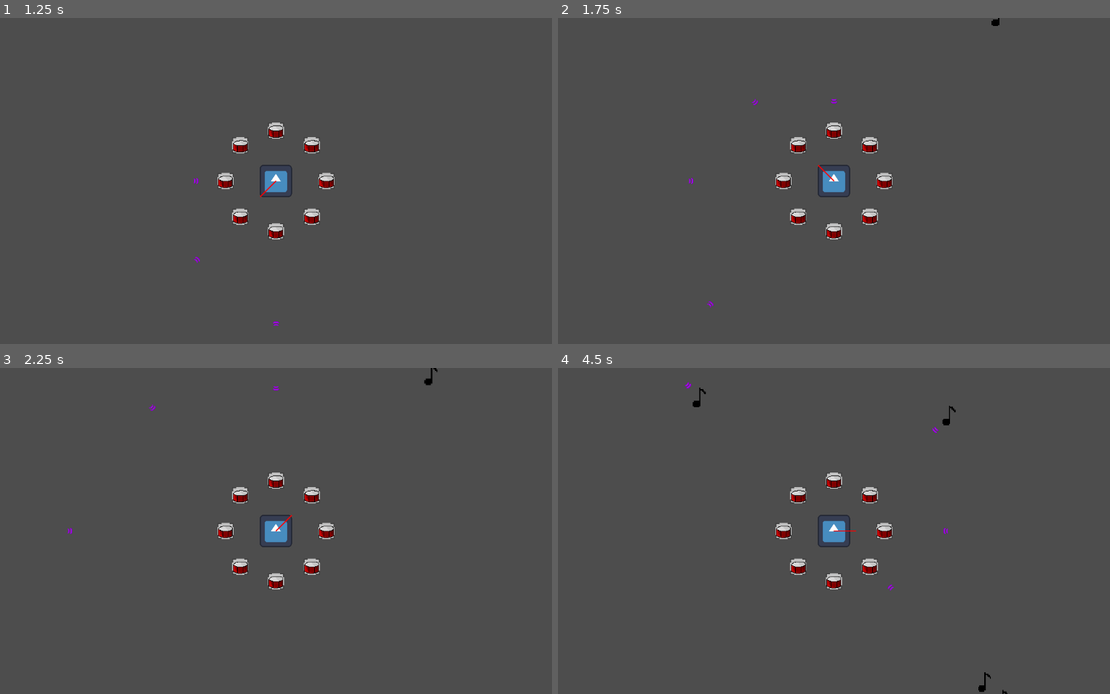
Above: before the commit, frames 1-4 (two rows, left to right).
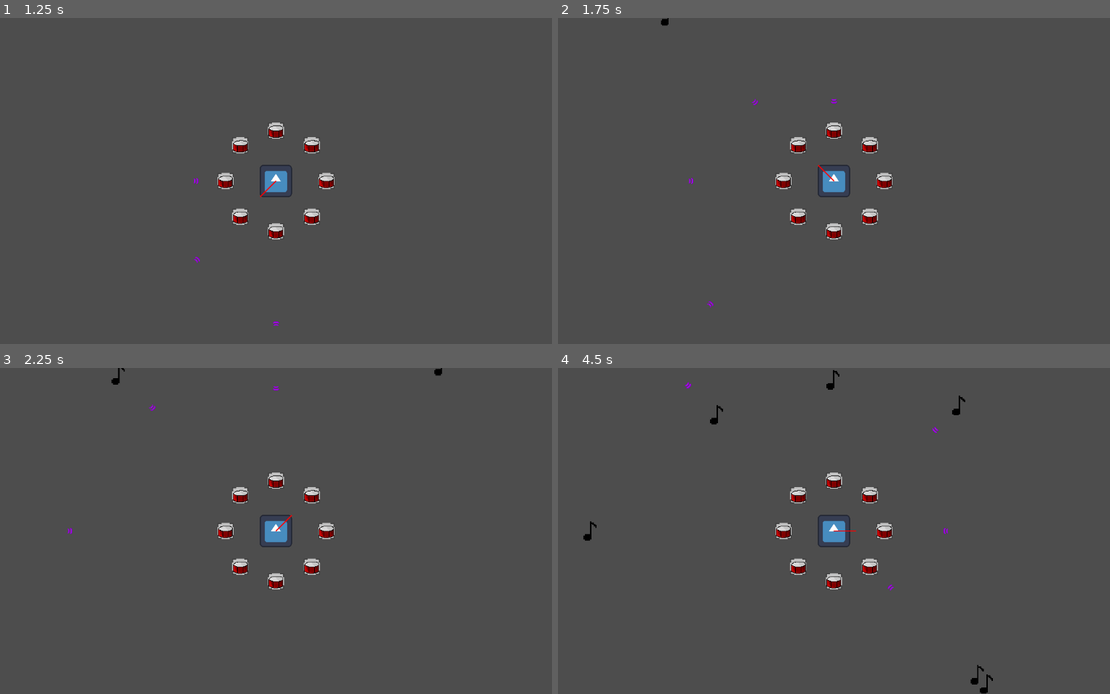
Above: after the commit, the same moments.

Repository: SeriousGuy888/MetronomeTowerDefenceGame
Game: Godot game, scene res://scenes/main.tscn
Two runs of this game, one before a commit and one after it. Both use one fixed random seed, a clock stepped at 60 frames per second and the inputs below. The engine's default icon, where the game draws it, is replaced by a stand-in: a white triangle on a blue panel in a dark square.
Inputs:
- Up to frame 1 (1.25 s): no input
- Up to frame 2 (1.75 s): no input
- Up to frame 3 (2.25 s): no input
- Up to frame 4 (4.5 s): no input

Frame 1 is identical in both runs. In frame 2, less than 0.1% of the frame differs, in the area x 18-80%, y 0-3%; in frame 3, 0.1%; in frame 4, 0.4%, in the area x 4-82%, y 0-100%.

Commit message:
Implement wave management and enemy spawning system

Diff:
--- a/scenes/event_bus.gd
+++ b/scenes/event_bus.gd
@@ -4,3 +4,6 @@
 	projectile_scene: PackedScene,
 	spawn_position: Vector2, # global position
 	direction: Vector2)
+
+
+signal request_spawn_enemy(enemy_scene: PackedScene)
--- a/scenes/main.tscn
+++ b/scenes/main.tscn
@@ -1,9 +1,32 @@
-[gd_scene load_steps=5 format=3 uid="uid://csiyyfb2afljr"]
+[gd_scene load_steps=10 format=3 uid="uid://csiyyfb2afljr"]
 
 [ext_resource type="Script" uid="uid://x3fgsikd2nis" path="res://scenes/main.gd" id="1_0xm2m"]
 [ext_resource type="PackedScene" uid="uid://o3wpudmwbq2j" path="res://scenes/metronome.tscn" id="1_ig7tw"]
 [ext_resource type="Script" uid="uid://bfwt3ofkgvu26" path="res://scenes/monster_spawner.gd" id="3_sugp2"]
-[ext_resource type="PackedScene" uid="uid://brx4osyxy8w0t" path="res://scenes/enemy.tscn" id="4_jyhfs"]
+[ext_resource type="PackedScene" uid="uid://bapj5455wsvny" path="res://scenes/wave_manager.tscn" id="4_jyhfs"]
+[ext_resource type="Script" uid="uid://nhkfmg7rw0ad" path="res://scenes/resources/wave.gd" id="5_tefeu"]
+[ext_resource type="PackedScene" uid="uid://brx4osyxy8w0t" path="res://scenes/enemy.tscn" id="6_o6xl0"]
+
+[sub_resource type="Resource" id="Resource_tefeu"]
+script = ExtResource("5_tefeu")
+enemies_in_wave = 10
+time_between_spawns = 0.5
+enemy_scene = ExtResource("6_o6xl0")
+metadata/_custom_type_script = "uid://nhkfmg7rw0ad"
+
+[sub_resource type="Resource" id="Resource_o6xl0"]
+script = ExtResource("5_tefeu")
+enemies_in_wave = 20
+time_between_spawns = 0.2
+enemy_scene = ExtResource("6_o6xl0")
+metadata/_custom_type_script = "uid://nhkfmg7rw0ad"
+
+[sub_resource type="Resource" id="Resource_tipki"]
+script = ExtResource("5_tefeu")
+enemies_in_wave = 50
+time_between_spawns = 0.1
+enemy_scene = ExtResource("6_o6xl0")
+metadata/_custom_type_script = "uid://nhkfmg7rw0ad"
 
 [node name="MainScene" type="Node2D"]
 script = ExtResource("1_0xm2m")
@@ -17,11 +40,9 @@
 
 [node name="EnemyContainer" type="Node" parent="."]
 
-[node name="MonsterSpawner" type="Node" parent="." node_paths=PackedStringArray("timer", "enemy_container")]
+[node name="MonsterSpawner" type="Node" parent="." node_paths=PackedStringArray("enemy_container")]
 script = ExtResource("3_sugp2")
-enemy_scene = ExtResource("4_jyhfs")
-timer = NodePath("MonsterSpawnClock")
 enemy_container = NodePath("../EnemyContainer")
 
-[node name="MonsterSpawnClock" type="Timer" parent="MonsterSpawner"]
-autostart = true
+[node name="WaveManager" parent="." instance=ExtResource("4_jyhfs")]
+waves = Array[ExtResource("5_tefeu")]([SubResource("Resource_tefeu"), SubResource("Resource_o6xl0"), SubResource("Resource_tipki")])
--- a/scenes/monster_spawner.gd
+++ b/scenes/monster_spawner.gd
@@ -1,28 +1,23 @@
 extends Node
 
-@export var enemy_scene: PackedScene
-@export var timer: Timer
+
 @export var enemy_container: Node
 @export var spawn_radius: float = 500.0
-
-# Define the 7 lane angles in degrees.
-# 0 degrees is to the right. You can customize these angles.
 @export var lane_angles_degrees = [0, 45, 90, 135, 180, 225, 270, 315]
 
 func _ready():
-	timer.timeout.connect(_on_timer_timeout)
+	EventBus.request_spawn_enemy.connect(_on_request_spawn_enemy)
 
-func _on_timer_timeout():
-	if enemy_scene and enemy_container:
-		# 1. Pick a random angle from your list of defined lanes.
-		var chosen_angle_deg = lane_angles_degrees.pick_random()
-		# 2. Convert the chosen angle from degrees to radians for calculations.
-		var chosen_angle_rad = deg_to_rad(chosen_angle_deg)
-		# 3. Calculate the spawn position using the angle and radius.
-		var spawn_position = Vector2.from_angle(chosen_angle_rad) * spawn_radius
-		# 4. Create an instance of the enemy scene.
-		var enemy_instance = enemy_scene.instantiate()
-		# 5. Set the enemy's global position to the calculated spawn point.
-		enemy_instance.global_position = spawn_position
-		# 6. Add the new enemy to the designated container node.
-		enemy_container.add_child(enemy_instance)
+func _on_request_spawn_enemy(enemy_scene: PackedScene):
+	# 1. Pick a random angle from your list of defined lanes.
+	var chosen_angle_deg = lane_angles_degrees.pick_random()
+	# 2. Convert the chosen angle from degrees to radians for calculations.
+	var chosen_angle_rad = deg_to_rad(chosen_angle_deg)
+	# 3. Calculate the spawn position using the angle and radius.
+	var spawn_position = Vector2.from_angle(chosen_angle_rad) * spawn_radius
+	# 4. Create an instance of the enemy scene.
+	var enemy_instance = enemy_scene.instantiate()
+	# 5. Set the enemy's global position to the calculated spawn point.
+	enemy_instance.global_position = spawn_position
+	# 6. Add the new enemy to the designated container node.
+	enemy_container.add_child(enemy_instance)
--- /dev/null
+++ b/scenes/resources/wave.gd
@@ -0,0 +1,6 @@
+class_name Wave
+extends Resource
+
+@export var enemies_in_wave: int = 10
+@export var time_between_spawns: float = 0.5 # in seconds
+@export var enemy_scene: PackedScene
--- /dev/null
+++ b/scenes/wave_manager.gd
@@ -0,0 +1,58 @@
+extends Node
+
+signal wave_finished
+
+@export var waves: Array[Wave]
+@export var time_between_waves: float = 5.0 # in seconds
+
+var current_wave_index = -1
+var enemies_spawned_in_wave = 0
+var is_spawning = false
+
+@onready var spawn_timer = Timer.new()
+@onready var between_wave_timer = Timer.new()
+
+func _ready():
+	print("WaveManager ready.")
+	add_child(spawn_timer)
+	add_child(between_wave_timer)
+	spawn_timer.timeout.connect(_on_spawn_timer_timeout)
+	between_wave_timer.timeout.connect(start_next_wave)
+	start_next_wave()
+
+func start_next_wave():
+	# --- FIX ---
+	# Check if the NEXT wave index is valid before incrementing the counter.
+	if current_wave_index + 1 >= waves.size():
+		print("All waves finished!")
+		is_spawning = false # Ensure no more spawning can occur
+		return
+
+	current_wave_index += 1
+	print("Starting wave ", current_wave_index)
+	enemies_spawned_in_wave = 0
+	is_spawning = true
+	var current_wave = waves[current_wave_index]
+	spawn_timer.wait_time = current_wave.time_between_spawns
+	spawn_timer.start()
+
+func _on_spawn_timer_timeout():
+	if not is_spawning:
+		return
+
+	# This line is now safe, as current_wave_index will not be out of bounds.
+	var current_wave = waves[current_wave_index]
+	if enemies_spawned_in_wave < current_wave.enemies_in_wave:
+		print("Spawning enemy ", enemies_spawned_in_wave + 1, " of ", current_wave.enemies_in_wave, " in wave ", current_wave_index)
+		EventBus.request_spawn_enemy.emit(current_wave.enemy_scene)
+		enemies_spawned_in_wave += 1
+		spawn_timer.start()
+	else:
+		print("Wave ", current_wave_index, " finished.")
+		is_spawning = false
+		spawn_timer.stop()
+		wave_finished.emit()
+
+		print("Waiting ", time_between_waves, " seconds for the next wave.")
+		between_wave_timer.wait_time = time_between_waves
+		between_wave_timer.start()
--- /dev/null
+++ b/scenes/wave_manager.tscn
@@ -0,0 +1,6 @@
+[gd_scene load_steps=2 format=3 uid="uid://bapj5455wsvny"]
+
+[ext_resource type="Script" uid="uid://27dlosx1pmt7" path="res://scenes/wave_manager.gd" id="1_8fe1o"]
+
+[node name="WaveManager" type="Node"]
+script = ExtResource("1_8fe1o")
Not shown, added: scenes/resources/wave.gd.uid
Not shown, added: scenes/wave_manager.gd.uid
